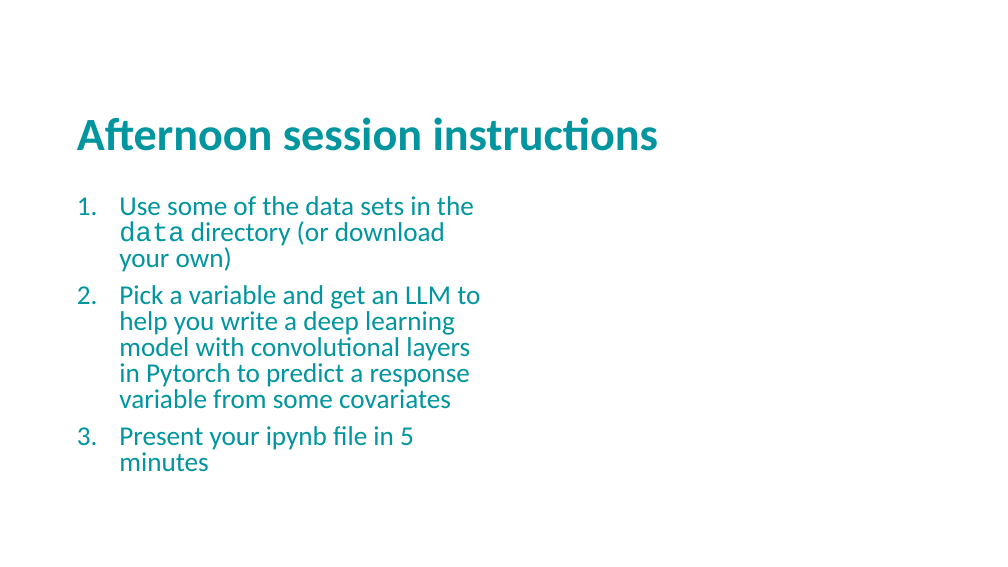
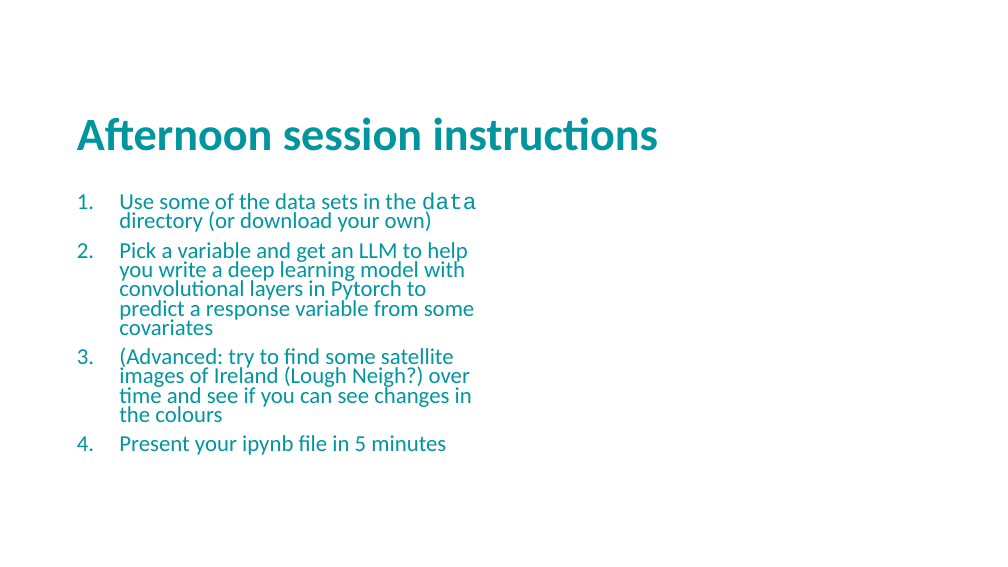
Before and after one commit to andrewcparnell/STAT41130, a slide deck: slide 31 of slides/day 2/D2C2_DL_CNN.pptx. Drawn at 1008x567 pixels with LibreOffice and Linux fonts; fonts in the diff are those of the drawing; background and template pictures are left out. Boxes give left, top, right and bottom in pixels: in the first picture for what was removed or moved away, otherwise in the second. Text is boxed around its words. In the diff, an @@ line names an element or a change of style, - is before the commit and + after.

```diff
--- a/slides/day 2/D2C2_DL_CNN.pptx
+++ b/slides/day 2/D2C2_DL_CNN.pptx
@@ text at <box>119,193,477,455</box>: size 25.9 to 21.7 pt in "Use some of the data sets in ...", "Pick a variable and get an LLM ...", "Present your ipynb file in 5 minutes"; line spacing 0.8 to 0.7 @@
@@ text at <box>119,347,472,422</box>: paragraph added @@
+3. (Advanced: try to find some satellite images of Ireland (Lough Neigh?) over time and see if you can see changes in the colours
```
Also in this commit, not shown: 2 other files.
